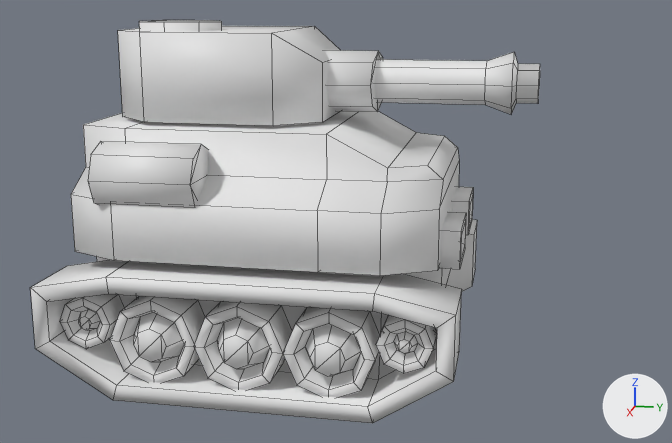
One commit to the Blender file Assets/Models/TankSquabbleMesh/tank_v2.blend: the scene before it, then after it.
Camera for both pictures: a 50 mm lens placed at (170.7, 43.7, 68.3), pointed at (1.4, 9.8, 26.0). Arrows for +X, +Y and +Z are at lower right; the lights stay in place. Mesh edges are drawn as thin lines.

Names of what the first picture shows: 'tank', 'tank.001'.
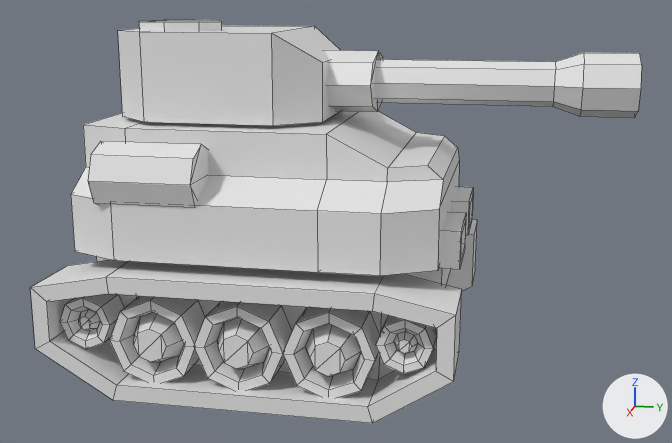
Pixel boxes (x1, y1, x2, y2) of what changed, in the pictures (672 x 443 px):
'tank.001', reshaped (24% wider): before (118, 20, 540, 126); after (118, 20, 642, 126)
part 1 of me_tank, shading changed: (30, 111, 477, 423) in both
part 2 of me_tank_001, cut back: before (375, 52, 540, 114); after (375, 53, 642, 118)

Edits to the bpy script that builds the scene:
```text
Change me_tank:
    where me_tank.from_pydata(...)  # 588 vertices, 578 faces; spans x -32.8..31.7, y -0.2..45.5, z -34.9..37.4
    used by ob_tank; location = (0.0, 0.0, 0.0); rotation_euler = (1.571, 0.0, 0.0), in degrees (90, 0, 0)
    me_tank part 1: all faces are now shaded flat (578 of 578 changed)
Change me_tank_001:
    used by ob_tank_001; location = (0.0, 0.0, 0.0); rotation_euler = (1.571, 0.0, 0.0), in degrees (90, 0, 0)
    remove me_tank_001.from_pydata(...)  # 110 vertices, 94 faces; spans x -16.3..16.9, y 46.2..63.3, z -46.3..28.3
    add me_tank_001.from_pydata(...)  # 96 vertices, 75 faces; spans x -16.3..16.9, y 46.2..63.3, z -63.1..28.3
    me_tank_001 part 2
    16 vertices are removed from x -3.7..3.3, y 49.0..56.0, z -46.3..-42.5
    20 faces are deleted
    16 vertices in x -5.8..5.4, y 47.0..58.1, z -41.7..-37.0 move by (0.0, 0.0, -12.0)
    8 new vertices lie (0.0, 0.0, -9.4) away from vertices in x -5.8..5.4, y 47.0..58.1, z -41.7
    9 new faces join them
    me_tank_001 part 3: the surface is now shaded flat
```
